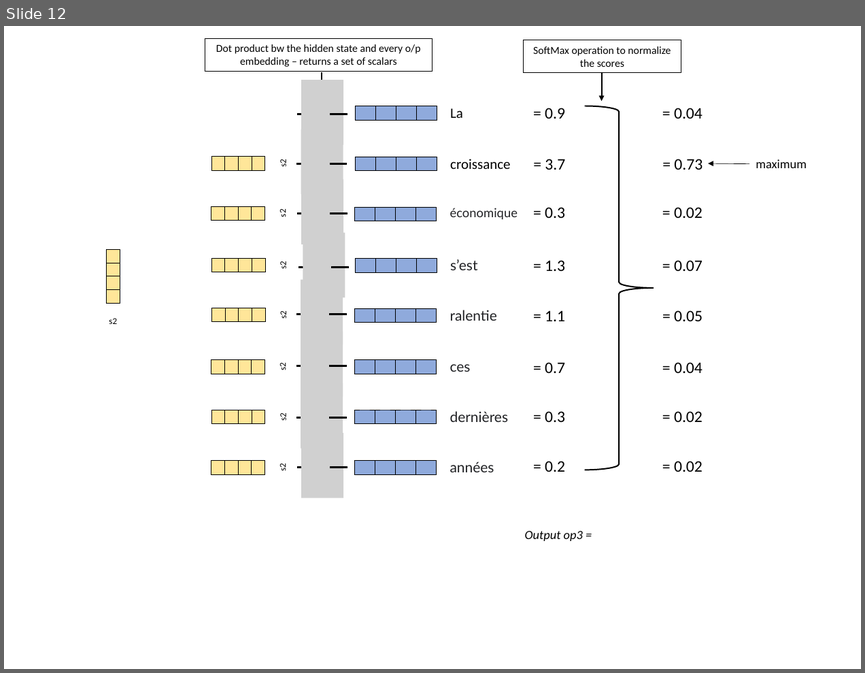
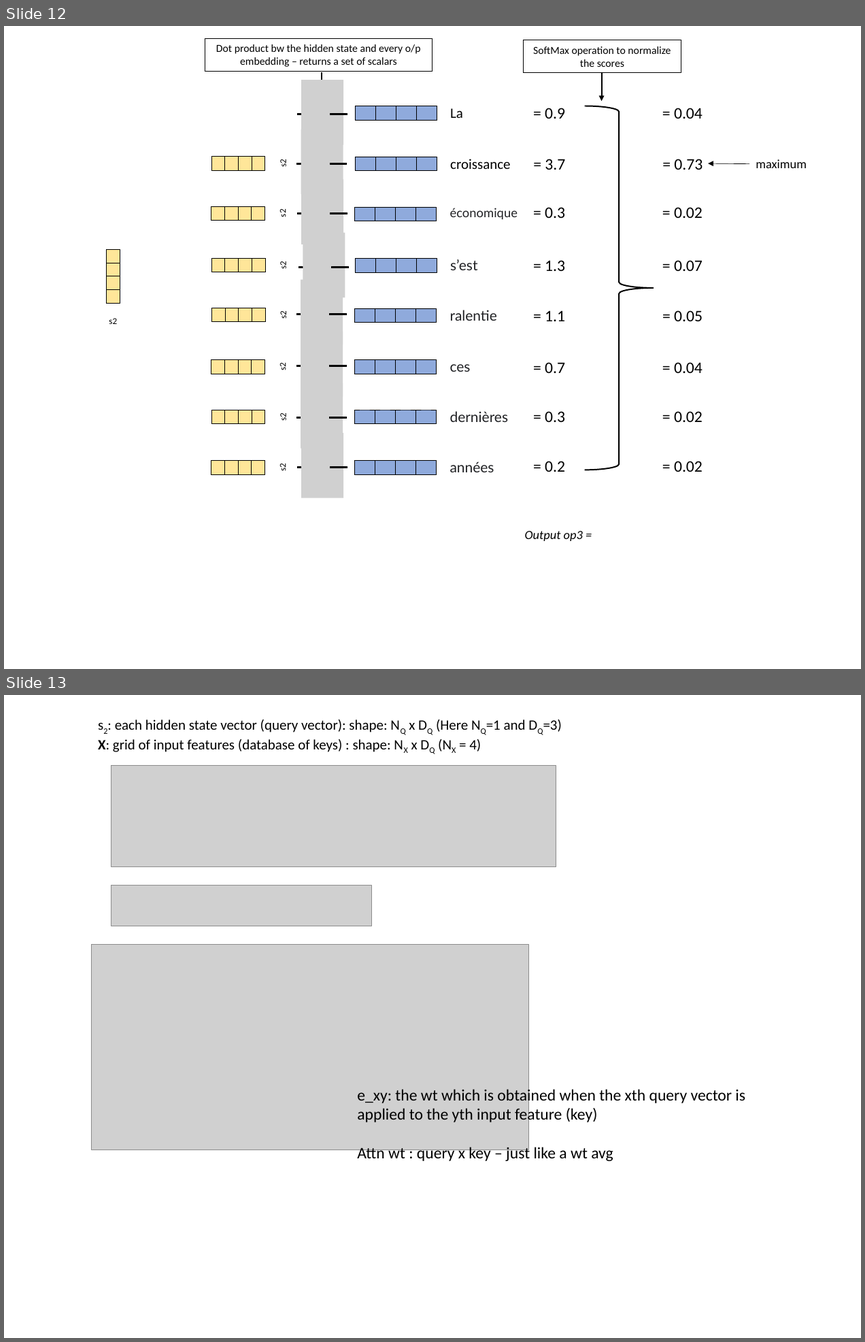
Before and after one commit to ShaunakSen/Data-Visualiation, a slide deck: Animations/Simple animations using powerpoint/learn_animations [Autosaved].pptx. Shown one above the other, each under a label of ours: slide 12 before the commit, slides 12 and 13 after it. The pictures are 865x673 and 865x1342 pixels, drawn with LibreOffice and Linux fonts; fonts in the diff are those of the drawing; grey boxes stand for pictures. Boxes give left, top, right and bottom in pixels: in the first picture for what was removed or moved away, otherwise in the second. Text is boxed around its words. In the diff, an @@ line names an element or a change of style, - is before the commit and + after.

```diff
--- a/Animations/Simple animations using powerpoint/learn_animations [Autosaved].pptx
+++ b/Animations/Simple animations using powerpoint/learn_animations [Autosaved].pptx
@@ slide 13 added at (4,695,861,1338), background #FFFFFF @@
@@ text added at (98,719,562,753), 16 pt, text #000000 @@
+s2: each hidden state vector (query vector): shape: NQ x DQ (Here NQ=1 and DQ=3)
+X: grid of input features (database of keys) : shape: NX x DQ (NX = 4)
@@ picture added at (111,766,556,867) @@
@@ picture added at (111,885,371,926) @@
@@ picture added at (92,944,528,1150) @@
@@ text added at (357,1087,745,1163), 18 pt, text #000000 @@
+e_xy: the wt which is obtained when the xth query vector is applied to the yth input feature (key)
+Attn wt : query x key – just like a wt avg
```
Also in this commit, not shown: 3 other slides added.
